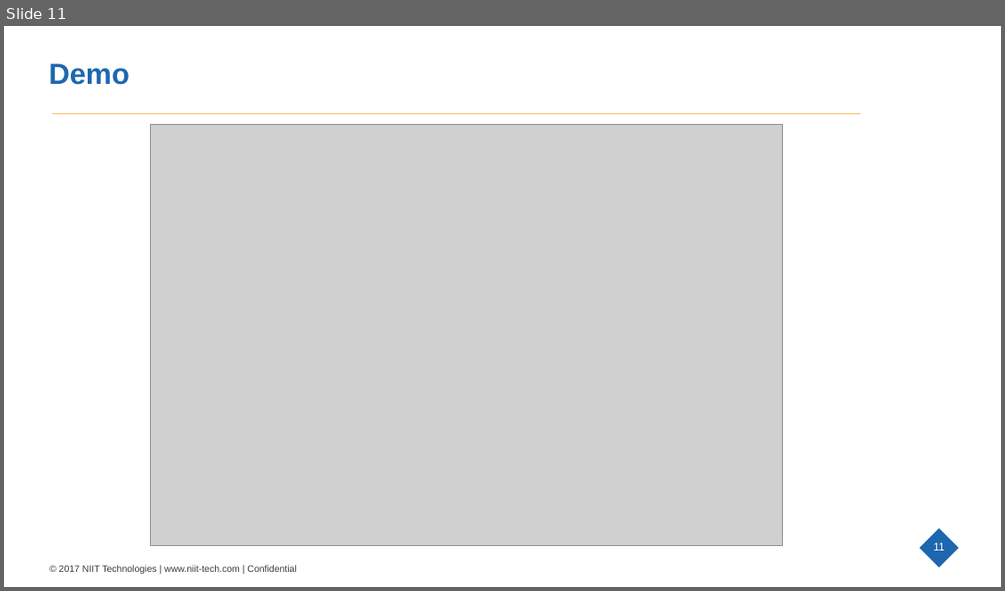
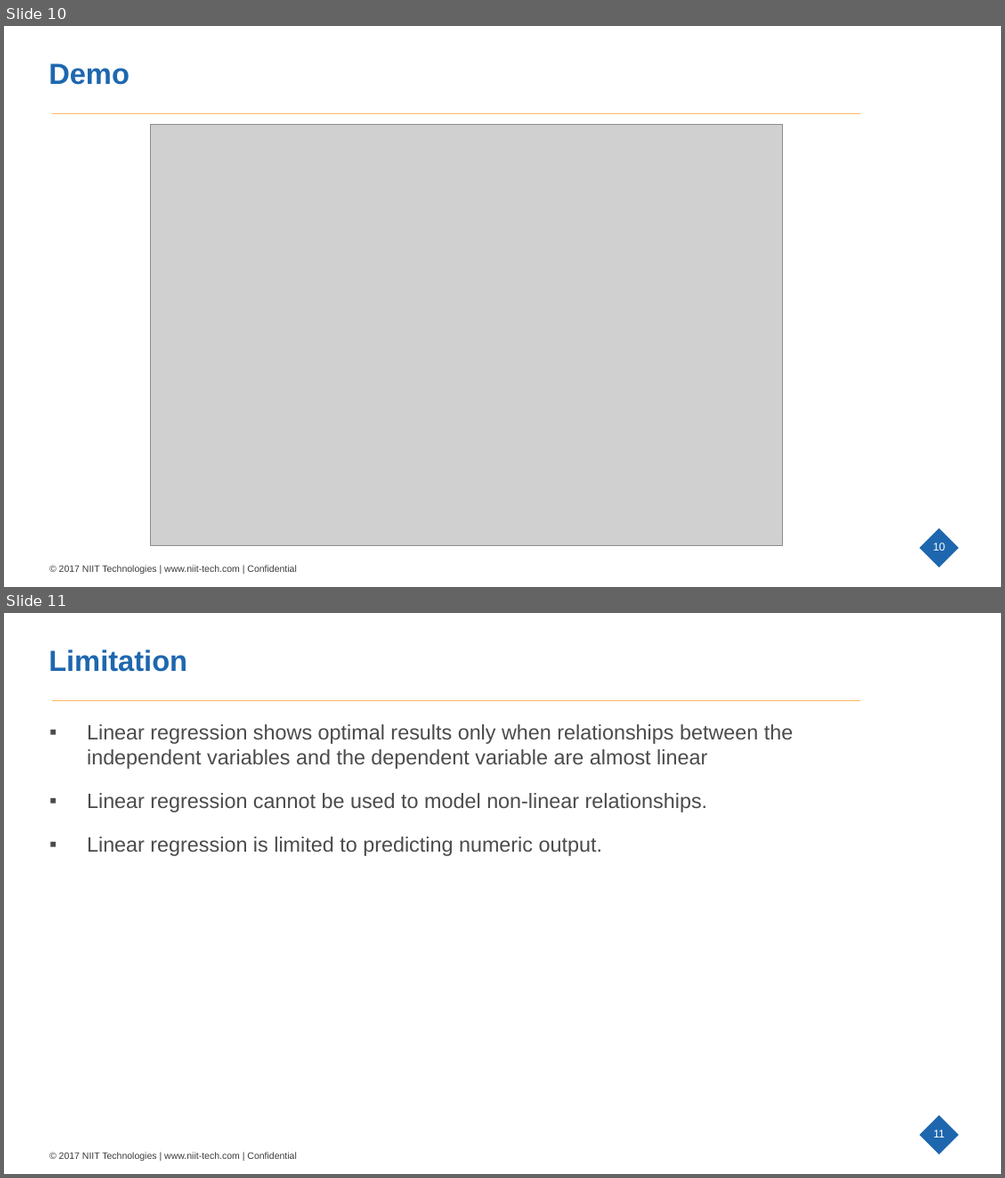
Before and after one commit to vibhortaneja/hackathon, a slide deck: stackoverflow.pptx. Shown one above the other, each under a label of ours: slide 11 before the commit, slides 10 and 11 after it. The pictures are 1005x591 and 1005x1178 pixels, drawn with LibreOffice and Linux fonts; fonts in the diff are those of the drawing; grey boxes stand for pictures; background and template pictures are left out. Boxes give left, top, right and bottom in pixels: in the first picture for what was removed or moved away, otherwise in the second. Text is boxed around its words. In the diff, an @@ line names an element or a change of style, - is before the commit and + after.

```diff
--- a/stackoverflow.pptx
+++ b/stackoverflow.pptx
@@ slide 11 added at box(4, 613, 1001, 1174), background #FFFFFF; not listed: 4 template elements that a slide beside it also shows @@
@@ text added at box(48, 649, 187, 672), 28 pt, text #1E67AF, bold @@
+Limitation
@@ text added at box(87, 724, 793, 856), 20 pt, text #4B4B4B @@
+▪ Linear regression shows optimal results only when relationships between the independent variables and the dependent variable are almost linear
+▪ Linear regression cannot be used to model non-linear relationships.
+▪ Linear regression is limited to predicting numeric output.
@@ what was slide 11 is now slide 10 @@
@@ page number at box(933, 542, 946, 550): text changed @@
-11
+10
```
Also in this commit, not shown: 2 slides changed, 3 other slides added, 5 slides removed.
